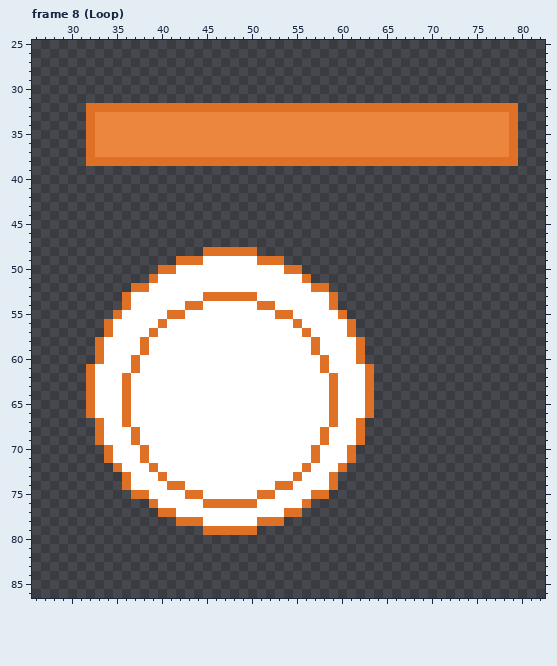
Pixel-art file, stored at Assets/AsepriteFile/practice/flash.aseprite. This is how it looked before the edit.
128x128 pixels, 11 frames. Shown: frame 8 (Loop): x 26..82, y 25..86. The commit also changed other frames, which this record leaves out.
After the commit:
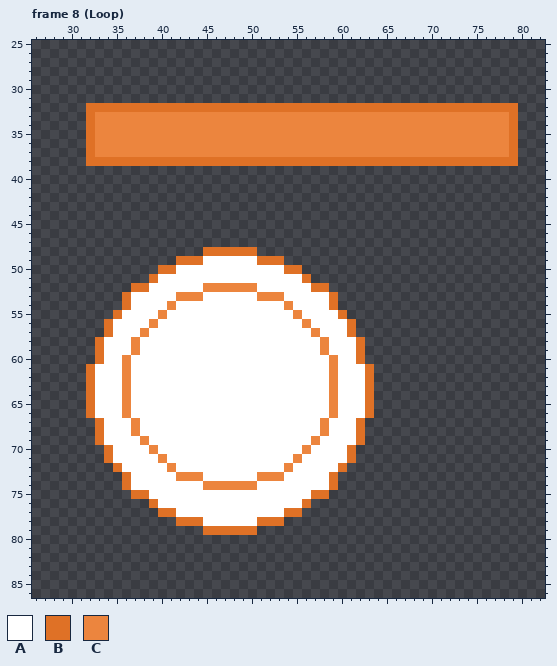
Palette (. is transparent): A #ffffff  B #df7126  C #ec853e
The author wrote: [art]: 完成了一般闪光效果的实现
From old to new:
--- frame 8 (Loop), layer "Layer 2"
@@ x 34..61 @@
 51 .....BAAAAAAAAAAAAAAAAB.....
-52 ...BBAAAAAAAAAAAAAAAAAABB...
-53 ..BAAAAAAAABBBBBBAAAAAAAAB..
-54 ..BAAAAAABBAAAAAABBAAAAAAB..
-55 .BAAAAABBAAAAAAAAAABBAAAAAB.
-56 BAAAAABAAAAAAAAAAAAAABAAAAAB
-57 BAAAABAAAAAAAAAAAAAAAABAAAAB
-58 AAAABAAAAAAAAAAAAAAAAAABAAAA
-59 AAAABAAAAAAAAAAAAAAAAAABAAAA
-60 AAABAAAAAAAAAAAAAAAAAAAABAAA
-61 AAABAAAAAAAAAAAAAAAAAAAABAAA
-62 AABAAAAAAAAAAAAAAAAAAAAAABAA
-63 AABAAAAAAAAAAAAAAAAAAAAAABAA
-64 AABAAAAAAAAAAAAAAAAAAAAAABAA
-65 AABAAAAAAAAAAAAAAAAAAAAAABAA
-66 AABAAAAAAAAAAAAAAAAAAAAAABAA
-67 AABAAAAAAAAAAAAAAAAAAAAAABAA
-68 AAABAAAAAAAAAAAAAAAAAAAABAAA
-69 AAABAAAAAAAAAAAAAAAAAAAABAAA
-70 BAAABAAAAAAAAAAAAAAAAAABAAAB
-71 BAAABAAAAAAAAAAAAAAAAAABAAAB
-72 .BAAABAAAAAAAAAAAAAAAABAAAB.
-73 ..BAAABAAAAAAAAAAAAAABAAAB..
-74 ..BAAAABBAAAAAAAAAABBAAAAB..
-75 ...BBAAAABBAAAAAABBAAAABB...
-76 .....BAAAAABBBBBBAAAAAB.....
+52 ...BBAAAAAACCCCCCAAAAAABB...
+53 ..BAAAAACCCAAAAAACCCAAAAAB..
+54 ..BAAAACAAAAAAAAAAAACAAAAB..
+55 .BAAAACAAAAAAAAAAAAAACAAAAB.
+56 BAAAACAAAAAAAAAAAAAAAACAAAAB
+57 BAAACAAAAAAAAAAAAAAAAAACAAAB
+58 AAACAAAAAAAAAAAAAAAAAAAACAAA
+59 AAACAAAAAAAAAAAAAAAAAAAACAAA
+60 AACAAAAAAAAAAAAAAAAAAAAAACAA
+61 AACAAAAAAAAAAAAAAAAAAAAAACAA
+62 AACAAAAAAAAAAAAAAAAAAAAAACAA
+63 AACAAAAAAAAAAAAAAAAAAAAAACAA
+64 AACAAAAAAAAAAAAAAAAAAAAAACAA
+65 AACAAAAAAAAAAAAAAAAAAAAAACAA
+66 AACAAAAAAAAAAAAAAAAAAAAAACAA
+67 AAACAAAAAAAAAAAAAAAAAAAACAAA
+68 AAACAAAAAAAAAAAAAAAAAAAACAAA
+69 AAAACAAAAAAAAAAAAAAAAAACAAAA
+70 BAAAACAAAAAAAAAAAAAAAACAAAAB
+71 BAAAAACAAAAAAAAAAAAAACAAAAAB
+72 .BAAAAACAAAAAAAAAAAACAAAAAB.
+73 ..BAAAAACCCAAAAAACCCAAAAAB..
+74 ..BAAAAAAAACCCCCCAAAAAAAAB..
+75 ...BBAAAAAAAAAAAAAAAAAABB...
+76 .....BAAAAAAAAAAAAAAAAB.....
 77 ......BBAAAAAAAAAAAABB......
